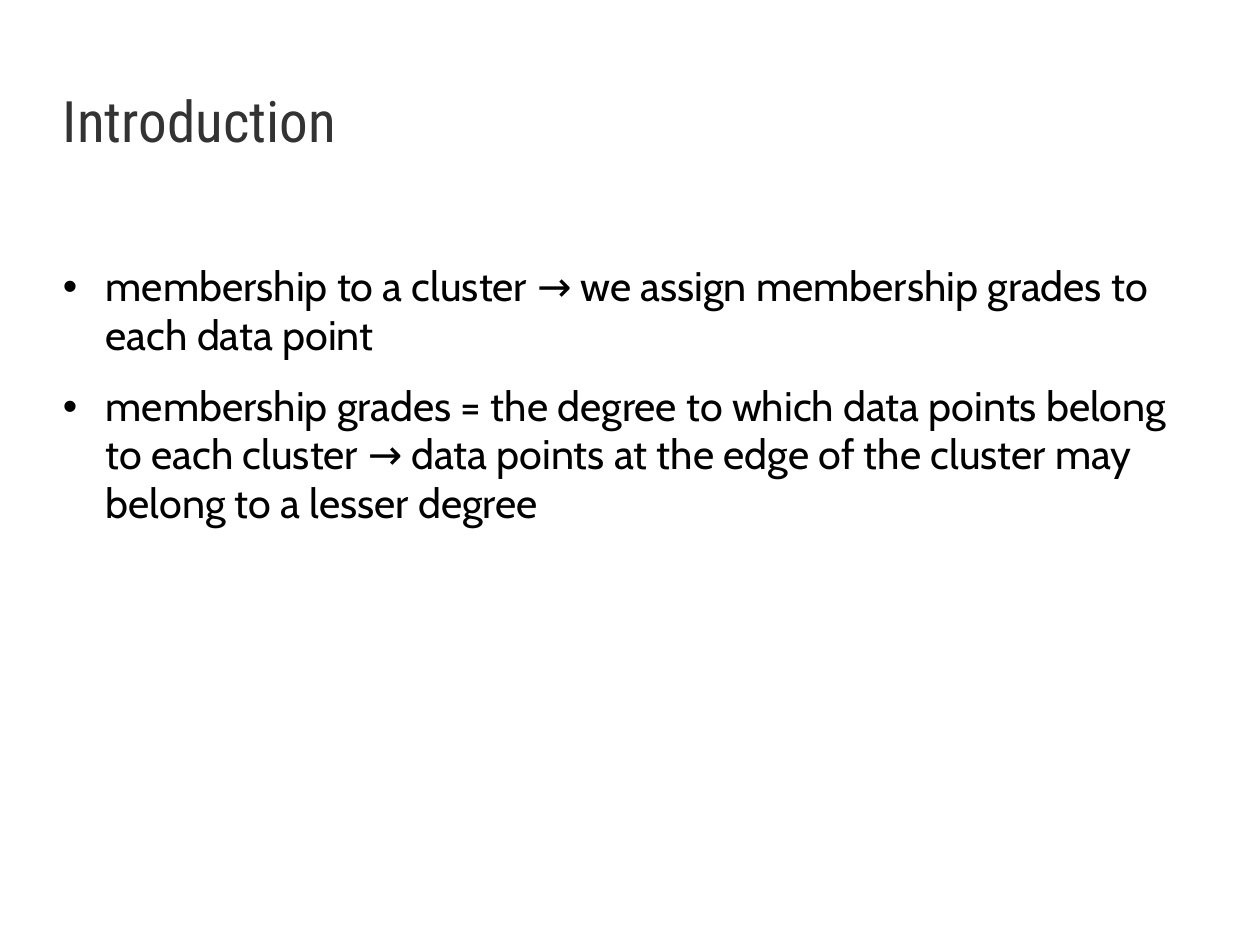
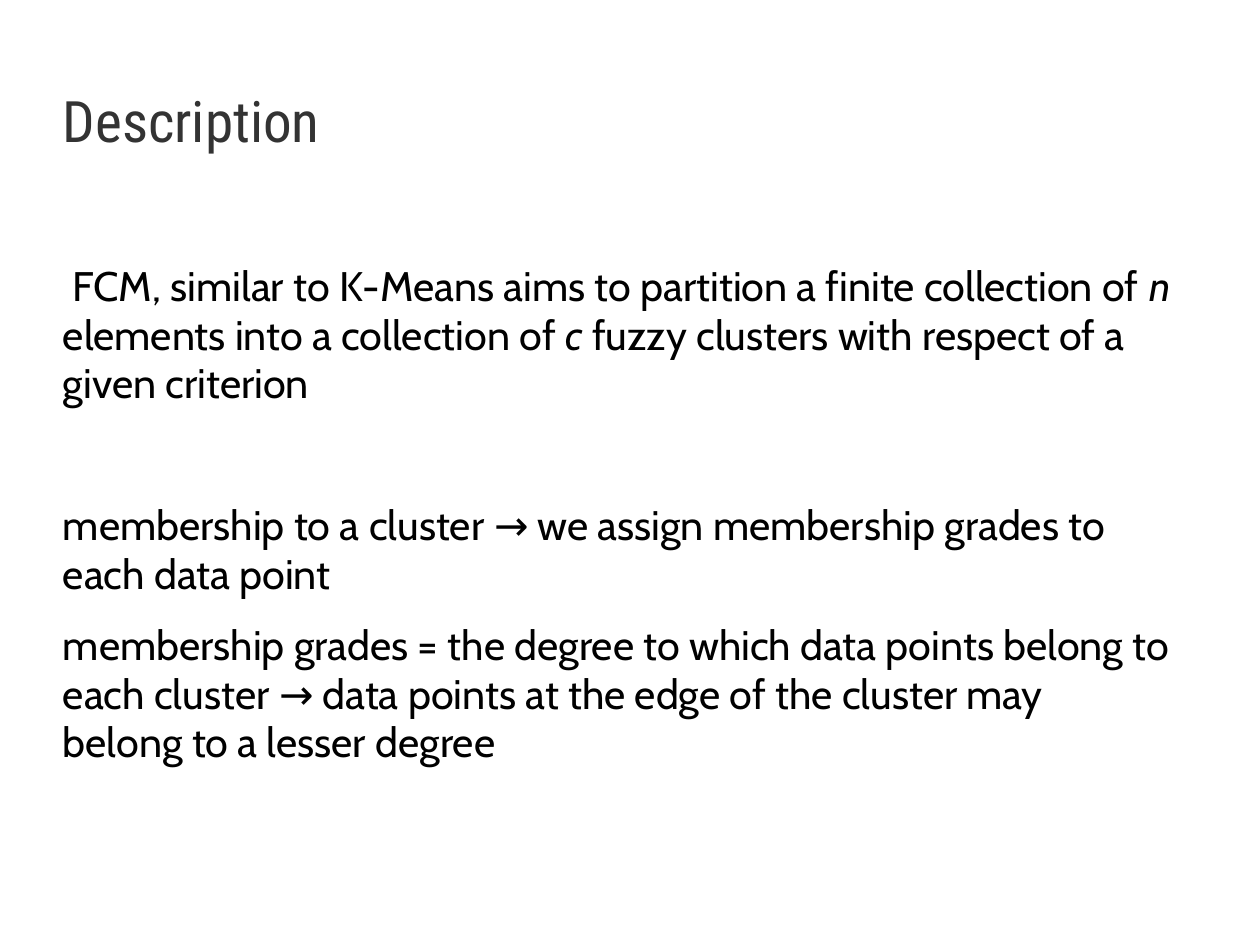
Before and after one commit to AndyTheFactory/DM, a slide deck: slide 4 of Prezentare/FCM.ppt. Drawn at 1260x945 pixels with LibreOffice and Linux fonts; fonts in the diff are those of the drawing; background and template pictures are left out. Boxes give left, top, right and bottom in pixels: in the first picture for what was removed or moved away, otherwise in the second. Text is boxed around its words. In the diff, an @@ line names an element or a change of style, - is before the commit and + after.

```diff
--- a/Prezentare/FCM.ppt
+++ b/Prezentare/FCM.ppt
@@ text at <box>63,101,320,154</box>: text changed @@
-Introduction
+Description
@@ text at <box>63,270,1170,408</box>: paragraph added @@
+FCM, similar to K-Means aims to partition a finite collection of n elements into a collection of c fuzzy clusters with respect of a given criterion
@@ text at <box>63,509,1169,767</box>: bullet • to none @@
```
Also in this commit, not shown: 3 other slides changed, 3 slides added, 2 other files.
